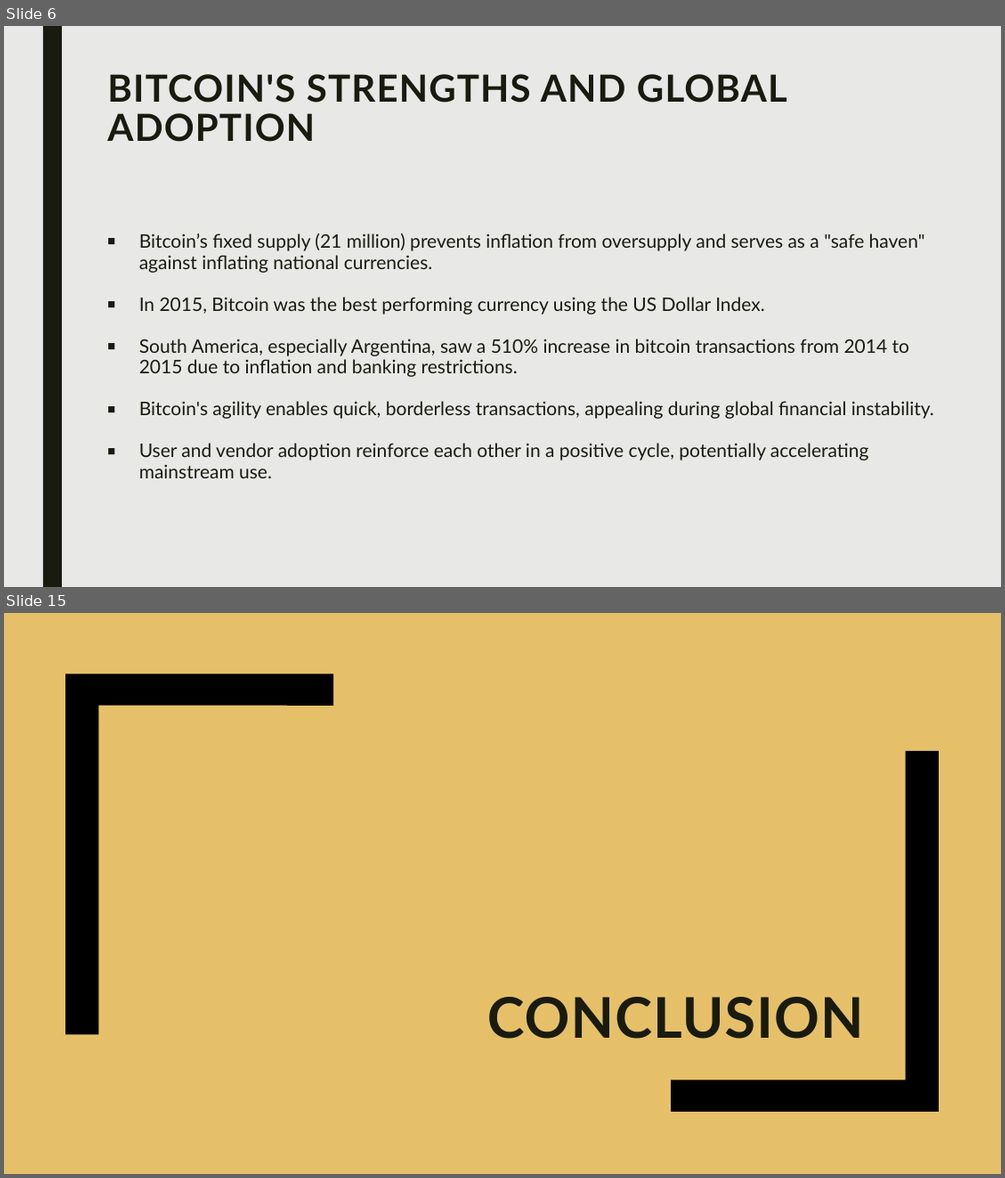
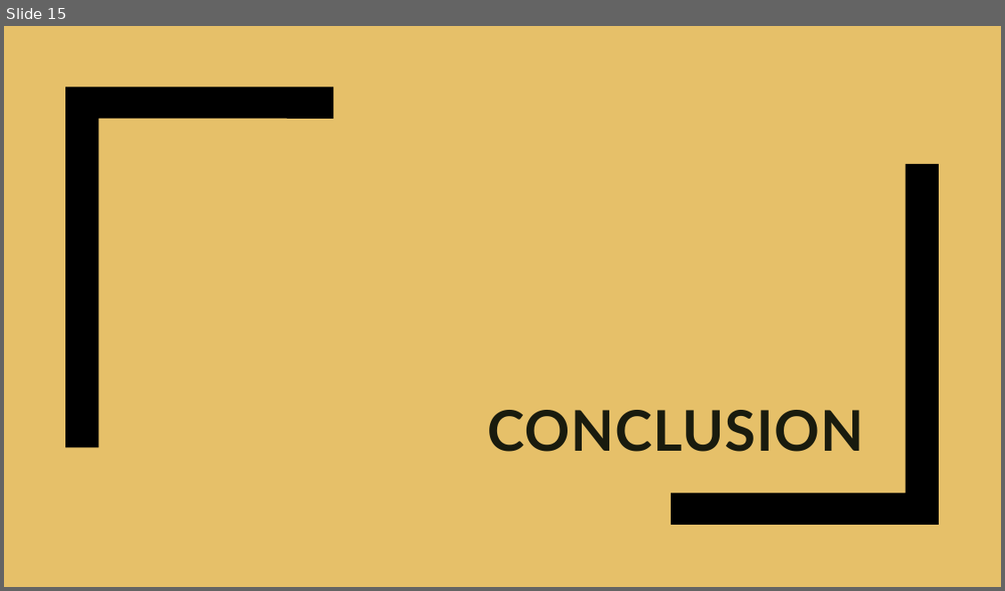
Before and after one commit to Sanyam33/Document-To-PPT-Converter, a slide deck: summary.pptx. Shown one above the other, each under a label of ours: slides 6 and 15 before the commit, slide 15 after it; the slides between them are not shown. The pictures are 1005x1178 and 1005x591 pixels, drawn with LibreOffice and Linux fonts; fonts in the diff are those of the drawing. Boxes give left, top, right and bottom in pixels: in the first picture for what was removed or moved away, otherwise in the second. Text is boxed around its words. In the diff, an @@ line names an element or a change of style, - is before the commit and + after.

```diff
--- a/summary.pptx
+++ b/summary.pptx
@@ slide 6 removed at (4, 26, 1001, 587), background #E8E8E7 @@
@@ rectangle removed at (43, 26, 62, 587) @@
@@ title removed at (107, 74, 787, 142) @@
-BITCOIN'S STRENGTHS AND GLOBAL ADOPTION
@@ text removed at (139, 233, 934, 478) @@
-■ Bitcoin’s fixed supply (21 million) prevents inflation from oversupply and serves as a "safe haven" against inflating national currencies.
-■ In 2015, Bitcoin was the best performing currency using the US Dollar Index.
-■ South America, especially Argentina, saw a 510% increase in bitcoin transactions from 2014 to 2015 due to inflation and banking restrictions.
-■ Bitcoin's agility enables quick, borderless transactions, appealing during global financial instability.
-■ User and vendor adoption reinforce each other in a positive cycle, potentially accelerating mainstream use.
```
Also in this commit, not shown: 1 slide changed, 14 slides added, 13 other slides removed, 3 other files.
